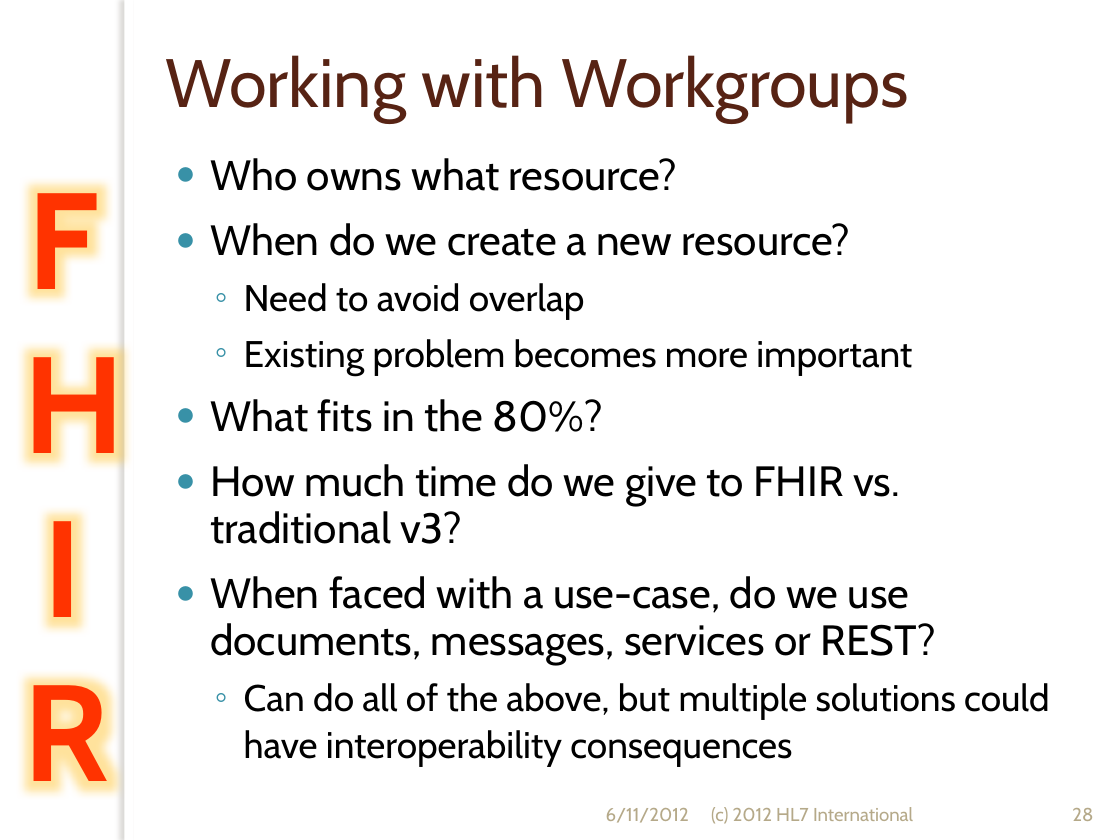
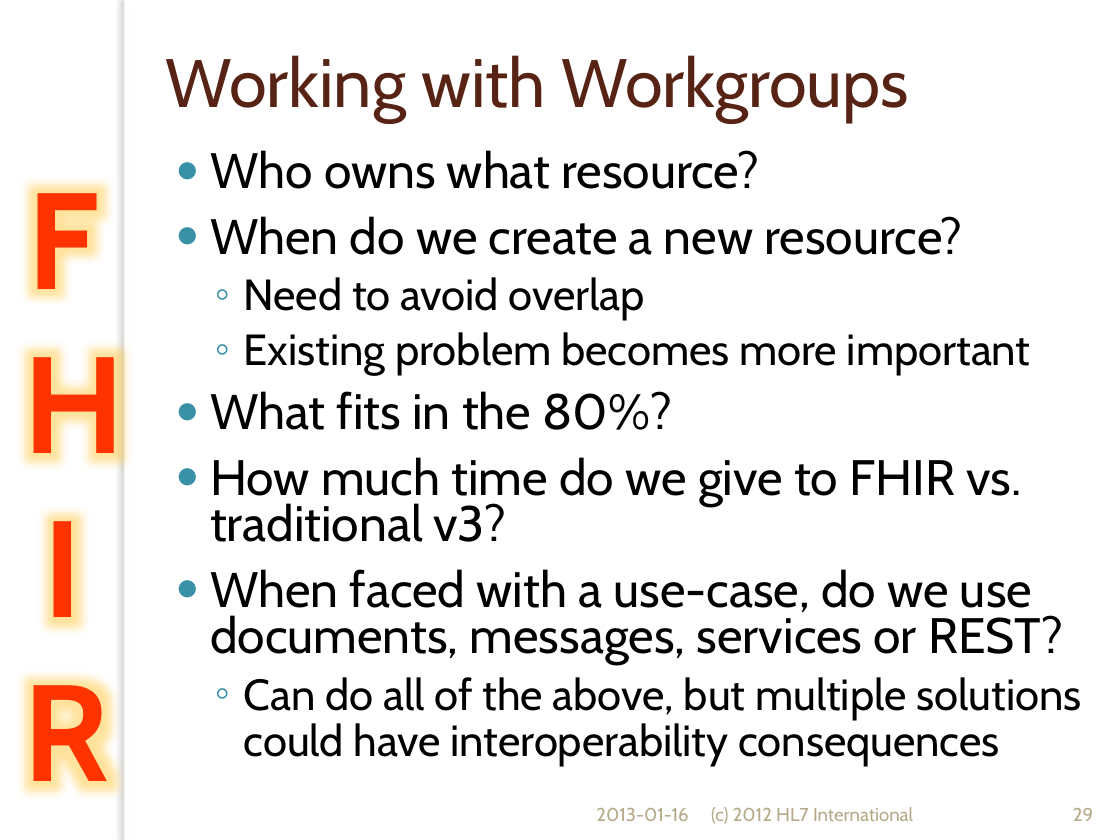
Before and after one commit to vista-novo/fhir, a slide deck: slide 29 of presentations/Short Introduction to FHIR.pptx (slide 28 before the commit). Drawn at 1120x840 pixels with LibreOffice and Linux fonts; fonts in the diff are those of the drawing; background and template pictures are left out. Boxes give left, top, right and bottom in pixels: in the first picture for what was removed or moved away, otherwise in the second. Text is boxed around its words. In the diff, an @@ line names an element or a change of style, - is before the commit and + after.

```diff
--- a/presentations/Short Introduction to FHIR.pptx
+++ b/presentations/Short Introduction to FHIR.pptx
@@ text "Who owns what resource?" at [210,150,1082,767]: size 27.2 to 32 pt in "Who owns what resource?", "When do we create a new resource?", "What fits in the 80%?", "How much time do we give to ..." and 1 more places; size 23.8 to 28 pt in "Need to avoid overlap", "Existing problem becomes more important", "Can do all of the above, but ..." @@
@@ text at [596,808,689,821]: text changed @@
-6/11/2012
+2013-01-16
@@ page number at [1073,808,1093,821]: text changed @@
-28
+29
```
Also in this commit, not shown: 31 other slides changed, 1 slide added.
